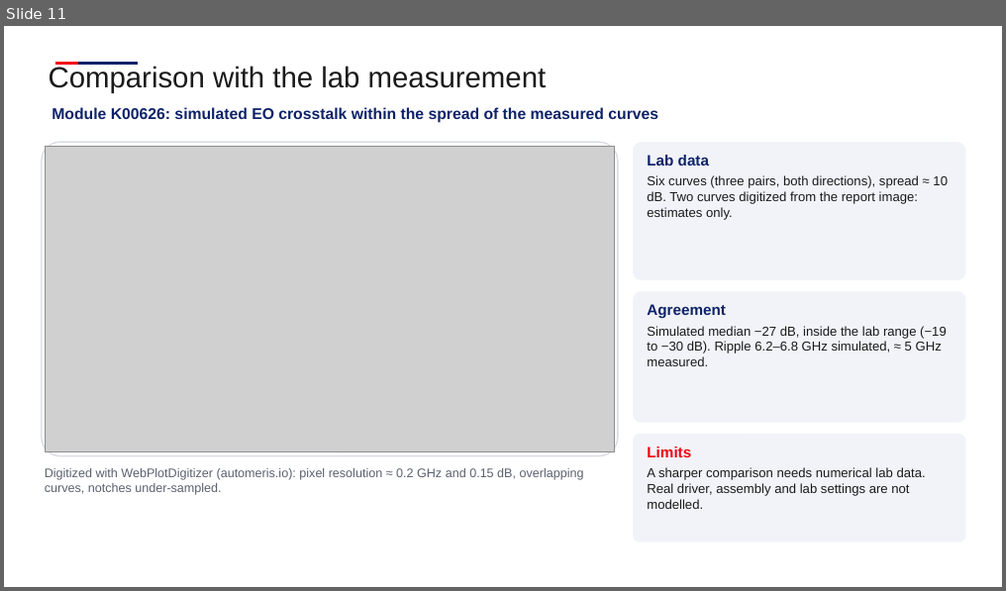
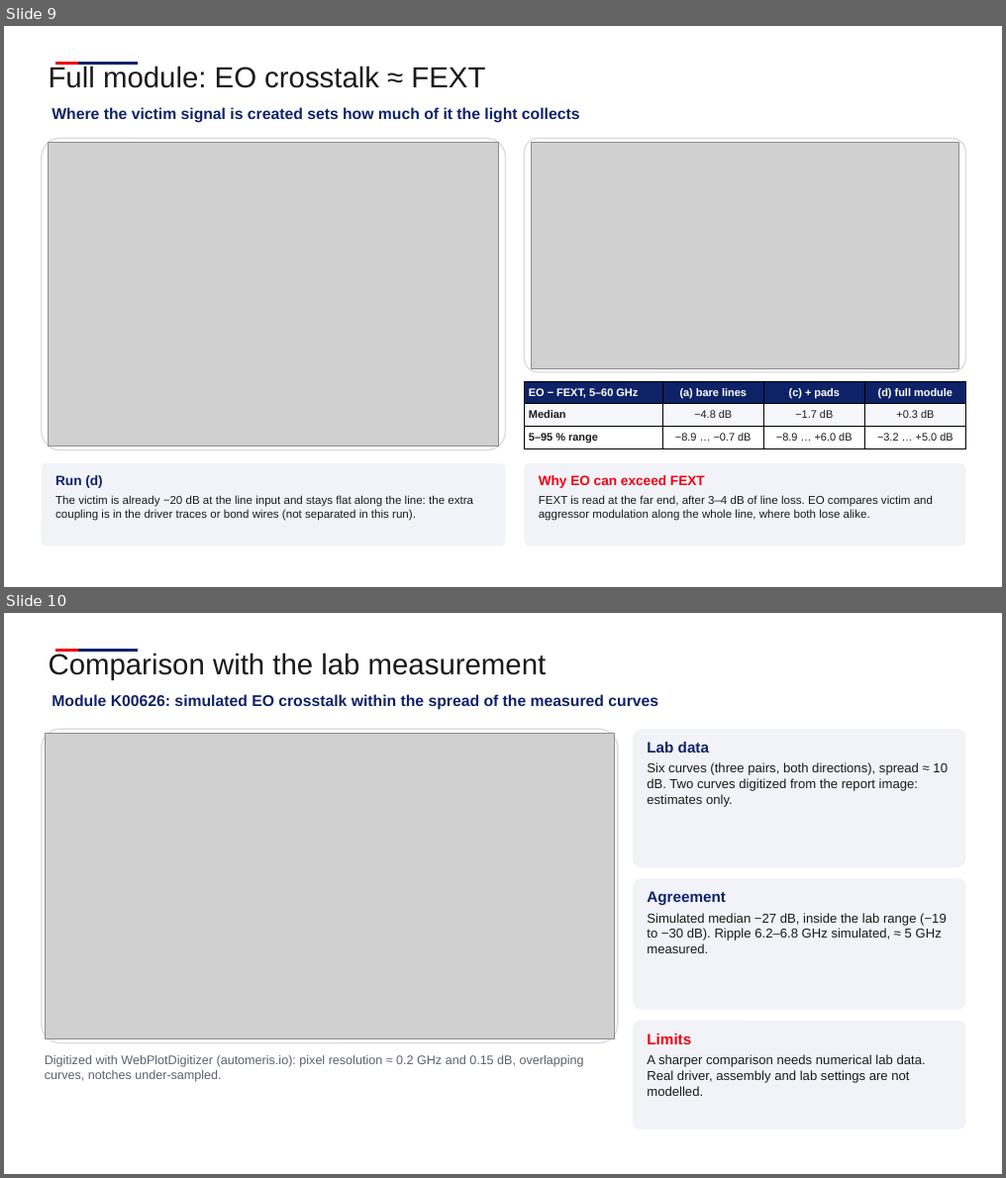
Before and after one commit to andreimuresian/claude, a slide deck: docs/cst/xtalk/Istanbul_EO_crosstalk.pptx. Shown one above the other, each under a label of ours: slide 11 before the commit, slides 9 and 10 after it. The pictures are 1006x591 and 1006x1178 pixels, drawn with LibreOffice and Linux fonts; fonts in the diff are those of the drawing; grey boxes stand for pictures; background and template pictures are left out. Boxes give left, top, right and bottom in pixels: in the first picture for what was removed or moved away, otherwise in the second. Text is boxed around its words. In the diff, an @@ line names an element or a change of style, - is before the commit and + after.

```diff
--- a/docs/cst/xtalk/Istanbul_EO_crosstalk.pptx
+++ b/docs/cst/xtalk/Istanbul_EO_crosstalk.pptx
@@ slide 9 added at [4, 26, 1002, 587], background #FFFFFF; not listed: 2 template elements that a slide beside it also shows @@
@@ text added at [49, 66, 485, 88], 28 pt, text #1A1A1A @@
+Full module: EO crosstalk ≈ FEXT
@@ text added at [52, 107, 580, 123], 15 pt, text #0E2268, bold @@
+Where the victim signal is created sets how much of it the light collects
@@ rounded rectangle added at [42, 138, 506, 451], fill #FFFFFF, outline #D9DCE3 1.25 pt @@
@@ picture added at [49, 142, 499, 447] @@
@@ rounded rectangle added at [525, 138, 966, 372], fill #FFFFFF, outline #D9DCE3 1.25 pt @@
@@ picture added at [532, 142, 958, 369] @@
@@ table added at [525, 381, 966, 449], 3 rows, 4 columns @@
+EO − FEXT, 5–60 GHz | (a) bare lines | (c) + pads | (d) full module
+Median | −4.8 dB | −1.7 dB | +0.3 dB
+5–95 % range | −8.9 … −0.7 dB | −8.9 … +6.0 dB | −3.2 … +5.0 dB
@@ rounded rectangle added at [42, 464, 506, 547], fill #F1F3F8 @@
@@ rounded rectangle added at [525, 464, 966, 547], fill #F1F3F8 @@
@@ text added at [55, 475, 473, 521], 11 pt, text #1A1A1A @@
+Run (d)
+The victim is already −20 dB at the line input and stays flat along the line: the extra coupling is in the driver traces or bond wires (not separated in this run).
@@ text added at [539, 475, 933, 521], 11 pt, text #1A1A1A @@
+Why EO can exceed FEXT
+FEXT is read at the far end, after 3–4 dB of line loss. EO compares victim and aggressor modulation along the whole line, where both lose alike.
@@ what was slide 11 is now slide 10 @@
```
Also in this commit, not shown: 5 slides changed, 3 other slides added, 5 slides removed, 1 other file.
